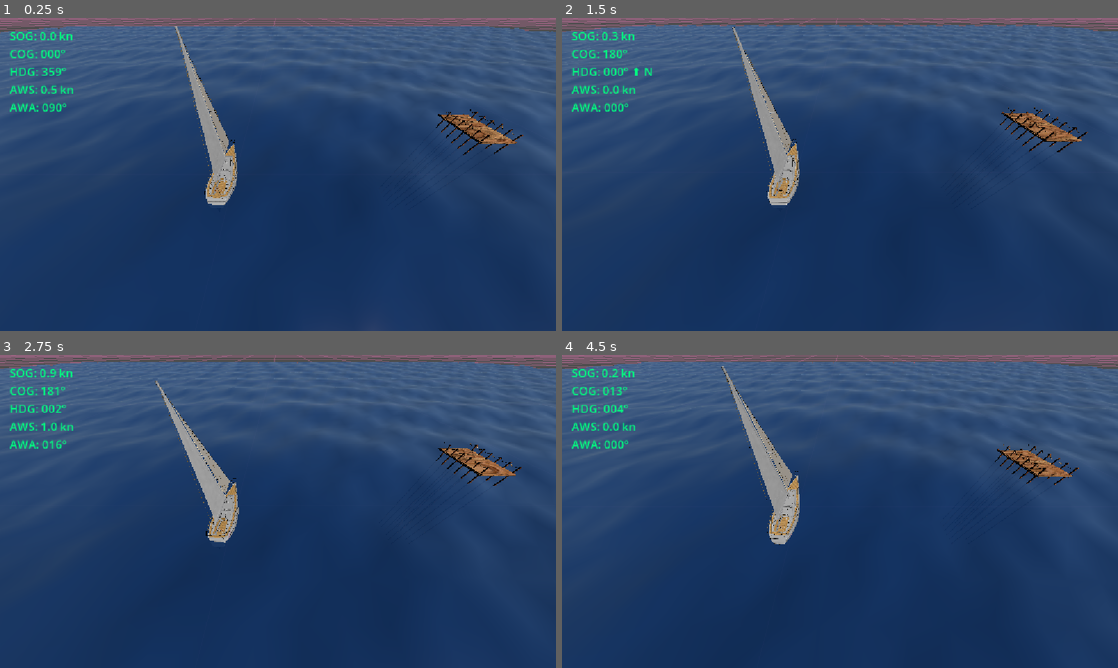
Above: before the commit, frames 1-4 (two rows, left to right).
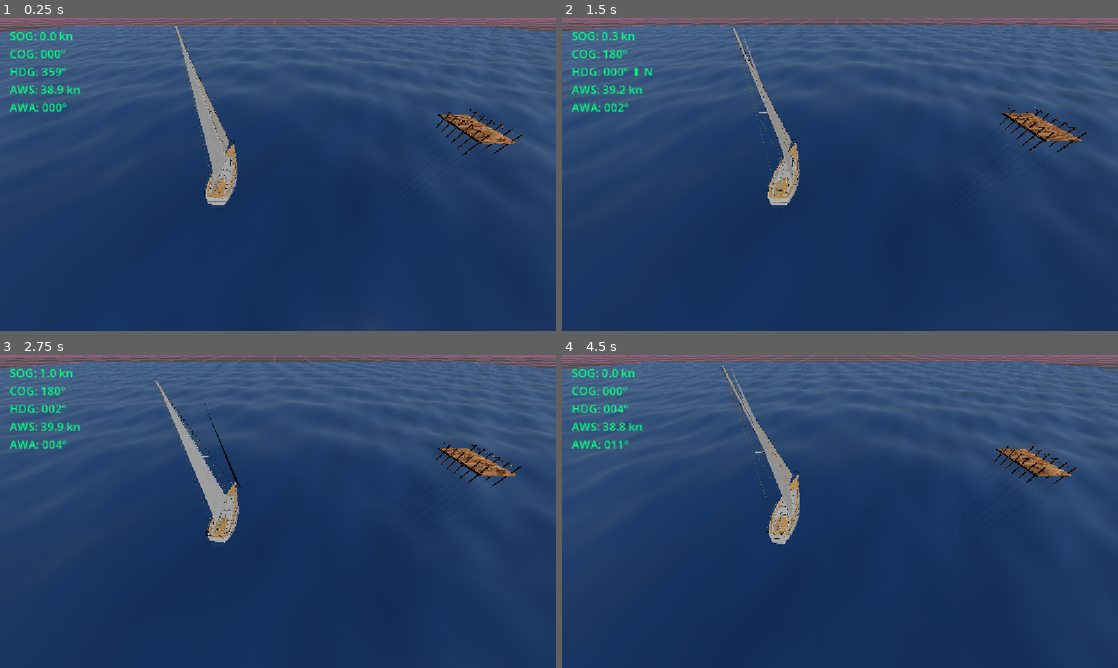
Above: after the commit, the same moments.

Repository: ivanmielnic5-eye/NaveGo
Game: Godot game, scene res://main.tscn
Two runs of this game, one before a commit and one after it. Both use one fixed random seed, a clock stepped at 60 frames per second and the inputs below.
Inputs:
- Up to frame 1 (0.25 s): no input
- Up to frame 2 (1.5 s): tap Enter at 0.5 s; hold D 0.53-1.28 s; hold Q 0.53-1.28 s; tap E at 0.8, 1.35 s; hold S from 1.28 s (still down)
- Up to frame 3 (2.75 s): tap Z at 1.55 s; release S at 2.03 s; hold D from 2.03 s (still down); hold Z from 2.03 s (still down); tap X at 2.3 s
- Up to frame 4 (4.5 s): release D at 2.78 s; release Z at 2.78 s; hold W 2.78-3.53 s; tap X at 2.85 s; tap Q at 3.05 s; hold Q 3.53-4.28 s; hold A from 3.53 s (still down); tap E at 3.8, 4.35 s

The runs differ from the first frame. In frame 1, 0.1% of the frame differs, in the area x 7-89%, y 21-42%; in frame 2, 1.1%; in frame 3, 1.0%; in frame 4, 1.7%, in the area x 3-100%, y 0-61%.

Commit message:
Milestone: timon fisico + velas rotativas + viento dependiente de velas
TIMON:
- rudder_controller.gd controla timon visual con A/D
- Aplica torque proporcional al angulo del timon Y a la velocidad del barco
- main.gd: torque A/D desactivado (ahora lo maneja rudder_controller)
- Vuelta completa: de 60s a <30s con el timon a fondo

VELAS:
- sail_controller.gd: Vela_Mayor gira con Q/E, Foque gira con Z/X
- Cada vela con su propio angulo (proporcional al input)

VIENTO:
- wind.gd ahora lee el angulo de ambas velas
- Factor de eficiencia = sin(angulo_viento - angulo_vela)
- Vela perpendicular al viento = maximo empuje
- Vela alineada con el viento = minimo empuje
- vela_mayor_peso=1.0, foque_peso=0.5, eficiencia_minima=0.1

COMPORTAMIENTO VERIFICADO:
- Con una vela abierta: el barco acelera
- Con las dos abiertas: aceleracion maxima
- Con las velas rectas: el barco frena casi a cero

Estado: navegacion a vela funcional. El barco responde a viento + velas + timon.

Diff:
--- a/main.tscn
+++ b/main.tscn
@@ -11,6 +11,7 @@
 [ext_resource type="Script" uid="uid://cgibfpqjqhy7p" path="res://scripts/grid_reference.gd" id="7_grid"]
 [ext_resource type="Script" uid="uid://pf4sorbqgght" path="res://rudder_controller.gd" id="8_2cqfq"]
 [ext_resource type="Script" uid="uid://d1enlhb14let1" path="res://scripts/camara_seguimiento.gd" id="9_kek77"]
+[ext_resource type="Script" uid="uid://dqlu5ji8u47im" path="res://sail_controller.gd" id="9_sail"]
 [ext_resource type="Script" uid="uid://jbgery1880rg" path="res://scripts/ground_truth_logger.gd" id="10_4c57u"]
 [ext_resource type="Script" uid="uid://c1buqu40ymly0" path="res://scripts/timonel_bridge.gd" id="11_efxa6"]
 [ext_resource type="PackedScene" uid="uid://llumykpn175q" path="res://scripts/Puerto_Esperanza.glb" id="12_dg77c"]
@@ -75,10 +76,10 @@
 transform = Transform3D(-0.1, 0, 0, 0, 0.1, 0, 0, 0, -0.1, 0, 0, 0)
 script = ExtResource("3_wind")
 target_path = NodePath("../SailboatBody")
-wind_speed_ms = 0.0
-wind_strength = 0.0
-gust_amplitude = 0.0
-gust_frequency = 0.0
+wind_speed_ms = 20.0
+wind_strength = 0.5
+gust_amplitude = 0.3
+gust_frequency = 1.5
 direction_variation = 0.0
 
 [node name="SailboatBody" type="RigidBody3D" parent="." unique_id=1325920536]
@@ -134,14 +135,15 @@
 [node name="sailboat_v2" parent="SailboatBody" unique_id=583481980 instance=ExtResource("4_vivmo")]
 transform = Transform3D(-1, 0, -8.742278e-08, 0, 1, 0, 8.742278e-08, 0, -1, -5.973744, -0.5, -0.36971202)
 
-[node name="Timon" parent="SailboatBody/sailboat_v2/Sketchfab_model/cb932ba4034643229ae0ba7c02f6db1f_fbx/RootNode/Sailboat/Object_4" parent_id_path=PackedInt32Array(583481980, 180681079) index="0" unique_id=2033269585]
-
 [node name="Viento" parent="SailboatBody/sailboat_v2" index="5" unique_id=808628408]
 visible = false
 
 [node name="RudderController" type="Node3D" parent="SailboatBody" unique_id=1804757359]
 script = ExtResource("8_2cqfq")
 metadata/timon = true
+
+[node name="SailController" type="Node3D" parent="." unique_id=855540147]
+script = ExtResource("9_sail")
 
 [node name="HeadingIntegrator" type="Node" parent="." unique_id=2144483926]
 script = ExtResource("5_hwi")
--- /dev/null
+++ b/sail_controller.gd
@@ -0,0 +1,70 @@
+extends Node
+
+@export var angulo_maximo : float = 45.0
+@export var velocidad_giro : float = 60.0
+@export var nombre_vela_mayor : String = "Vela_Mayor"
+@export var nombre_foque : String = "Foque"
+@export var eje : String = "z"
+
+var _vela_mayor : Node3D = null
+var _foque : Node3D = null
+var _angulo_mayor : float = 0.0
+var _angulo_foque : float = 0.0
+var _rot_mayor_inicial : float = 0.0
+var _rot_foque_inicial : float = 0.0
+
+func _ready():
+	await get_tree().process_frame
+	var escena = get_tree().current_scene
+	if escena == null:
+		push_error("[Sail] No hay escena")
+		return
+	_vela_mayor = escena.find_child(nombre_vela_mayor, true, false)
+	_foque = escena.find_child(nombre_foque, true, false)
+	if _vela_mayor == null:
+		push_error("[Sail] No se encontro: " + nombre_vela_mayor)
+	else:
+		print("[Sail] Vela_Mayor: ", _vela_mayor.get_path())
+		_rot_mayor_inicial = _leer_rot(_vela_mayor)
+	if _foque == null:
+		push_error("[Sail] No se encontro: " + nombre_foque)
+	else:
+		print("[Sail] Foque: ", _foque.get_path())
+		_rot_foque_inicial = _leer_rot(_foque)
+
+func _leer_rot(obj):
+	if eje == "z": return obj.rotation_degrees.z
+	if eje == "y": return obj.rotation_degrees.y
+	return obj.rotation_degrees.x
+
+func _escribir_rot(obj, valor):
+	if eje == "z": obj.rotation_degrees.z = valor
+	elif eje == "y": obj.rotation_degrees.y = valor
+	else: obj.rotation_degrees.x = valor
+
+func _process(delta):
+	var paso = velocidad_giro * delta
+
+	# Vela Mayor: Q / E
+	if _vela_mayor != null:
+		var dir_m : float = 0.0
+		if Input.is_key_pressed(KEY_Q): dir_m = 1.0
+		if Input.is_key_pressed(KEY_E): dir_m = -1.0
+		if abs(dir_m) > 0.01:
+			_angulo_mayor += dir_m * paso
+			_angulo_mayor = clamp(_angulo_mayor, -angulo_maximo, angulo_maximo)
+		else:
+			_angulo_mayor = move_toward(_angulo_mayor, 0.0, paso * 2.0)
+		_escribir_rot(_vela_mayor, _rot_mayor_inicial + _angulo_mayor)
+
+	# Foque: Z / X
+	if _foque != null:
+		var dir_f : float = 0.0
+		if Input.is_key_pressed(KEY_Z): dir_f = 1.0
+		if Input.is_key_pressed(KEY_X): dir_f = -1.0
+		if abs(dir_f) > 0.01:
+			_angulo_foque += dir_f * paso
+			_angulo_foque = clamp(_angulo_foque, -angulo_maximo, angulo_maximo)
+		else:
+			_angulo_foque = move_toward(_angulo_foque, 0.0, paso * 2.0)
+		_escribir_rot(_foque, _rot_foque_inicial + _angulo_foque)
--- a/scripts/wind.gd
+++ b/scripts/wind.gd
@@ -1,34 +1,29 @@
 extends Node3D
 
-# ═══════════════════════════════════════════════════
-# VARIABLES EXPORTADAS (aparecen en el Inspector)
-# ═══════════════════════════════════════════════════
-
 @export var target_path: NodePath
+@export var sail_controller_path: NodePath
 
 @export_group("Intensidad del Viento")
-@export var wind_speed_ms: float = 5.0  # velocidad real del viento en m/s (para lectura)
-@export_range(0.0, 50.0, 0.5) var wind_strength: float = 1.5
-@export_range(0.0, 10.0, 0.1) var gust_amplitude: float = 3.0
-@export_range(0.0, 5.0, 0.1) var gust_frequency: float = 0.7
+@export var wind_speed_ms: float = 20.0
+@export_range(0.0, 50.0, 0.5) var wind_strength: float = 0.3
+@export_range(0.0, 10.0, 0.1) var gust_amplitude: float = 0.5
+@export_range(0.0, 5.0, 0.1) var gust_frequency: float = 1.5
 
-@export_group("Dirección del Viento")
+@export_group("Direccion del Viento")
 @export_range(0.0, 360.0, 1.0) var wind_direction_deg: float = 0.0
 @export_range(0.0, 5.0, 0.1) var direction_variation: float = 0.3
 
+@export_group("Velas")
+@export var vela_mayor_peso: float = 1.0
+@export var foque_peso: float = 0.5
+@export var eficiencia_minima: float = 0.1
+
 @export_group("Debug")
-@export var debug_print: bool = false
-
-# ═══════════════════════════════════════════════════
-# VARIABLES INTERNAS
-# ═══════════════════════════════════════════════════
+@export var debug_print: bool = true
 
 var target: RigidBody3D
+var sail_controller: Node = null
 var time: float = 0.0
-
-# ═══════════════════════════════════════════════════
-# LÓGICA
-# ═══════════════════════════════════════════════════
 
 func _ready() -> void:
 	target = get_node_or_null(target_path) as RigidBody3D
@@ -37,32 +32,60 @@
 	else:
 		print("[Wind] Target: ", target.name)
 
+	if sail_controller_path:
+		sail_controller = get_node_or_null(sail_controller_path)
+	if sail_controller == null:
+		var raiz = get_tree().current_scene
+		if raiz:
+			sail_controller = raiz.find_child("SailController", true, false)
+	if sail_controller:
+		print("[Wind] SailController conectado: ", sail_controller.get_path())
+	else:
+		print("[Wind] SailController NO encontrado. Viento constante.")
+
 func _physics_process(delta: float) -> void:
 	if target == null:
 		return
-
 	time += delta
 
-	# Ráfagas: oscila el viento alrededor de wind_strength
 	var gust = sin(time * gust_frequency) * gust_amplitude
 	var strength_now = wind_strength * 1000.0 + gust * 100.0
 
-	# Dirección: varía lentamente alrededor de wind_direction_deg
 	var dir_offset = sin(time * direction_variation) * 15.0
 	var angle_rad = deg_to_rad(wind_direction_deg + dir_offset)
 	var wind_direction = Vector3(sin(angle_rad), 0.0, cos(angle_rad)).normalized()
 
-	# Aplicar fuerza (sin * delta, Godot ya lo integra)
-	target.apply_central_force(wind_direction * strength_now)
+	# --- Factor por las velas ---
+	var factor : float = 1.0
+	if sail_controller != null:
+		var ang_mayor = sail_controller.get("_angulo_mayor")
+		var ang_foque = sail_controller.get("_angulo_foque")
+		if ang_mayor == null: ang_mayor = 0.0
+		if ang_foque == null: ang_foque = 0.0
+
+		var b = target.global_transform.basis
+		var forward : Vector3 = -b.z
+		var right : Vector3 = b.x
+		var w_fwd : float = wind_direction.dot(forward)
+		var w_right : float = wind_direction.dot(right)
+		var ang_viento : float = rad_to_deg(atan2(w_right, -w_fwd))
+
+		var eff_mayor : float = abs(sin(deg_to_rad(ang_mayor - ang_viento)))
+		var eff_foque : float = abs(sin(deg_to_rad(ang_foque - ang_viento)))
+		eff_mayor = max(eff_mayor, eficiencia_minima)
+		eff_foque = max(eff_foque, eficiencia_minima)
+
+		factor = eff_mayor * vela_mayor_peso + eff_foque * foque_peso
+		if factor < eficiencia_minima:
+			factor = eficiencia_minima
+
+	target.apply_central_force(wind_direction * strength_now * factor)
 
 	if debug_print and int(time * 10) % 10 == 0:
-		print("[Wind] strength: %.1f N, dir: %.0f°" % [strength_now, wind_direction_deg + dir_offset])
+		print("[Wind] strength=%.1f N  factor=%.2f" % [strength_now, factor])
 
 func get_wind_speed() -> float:
 	return wind_speed_ms
 
-
 func get_wind_direction() -> float:
-	# Integrator usa base Vector3(1,0,0); wind.gd usa Vector3(0,0,1).
-	# Sumamos 90 para alinear convenciones.
 	return wind_direction_deg + 90.0
Not shown, added: sail_controller.gd.uid
